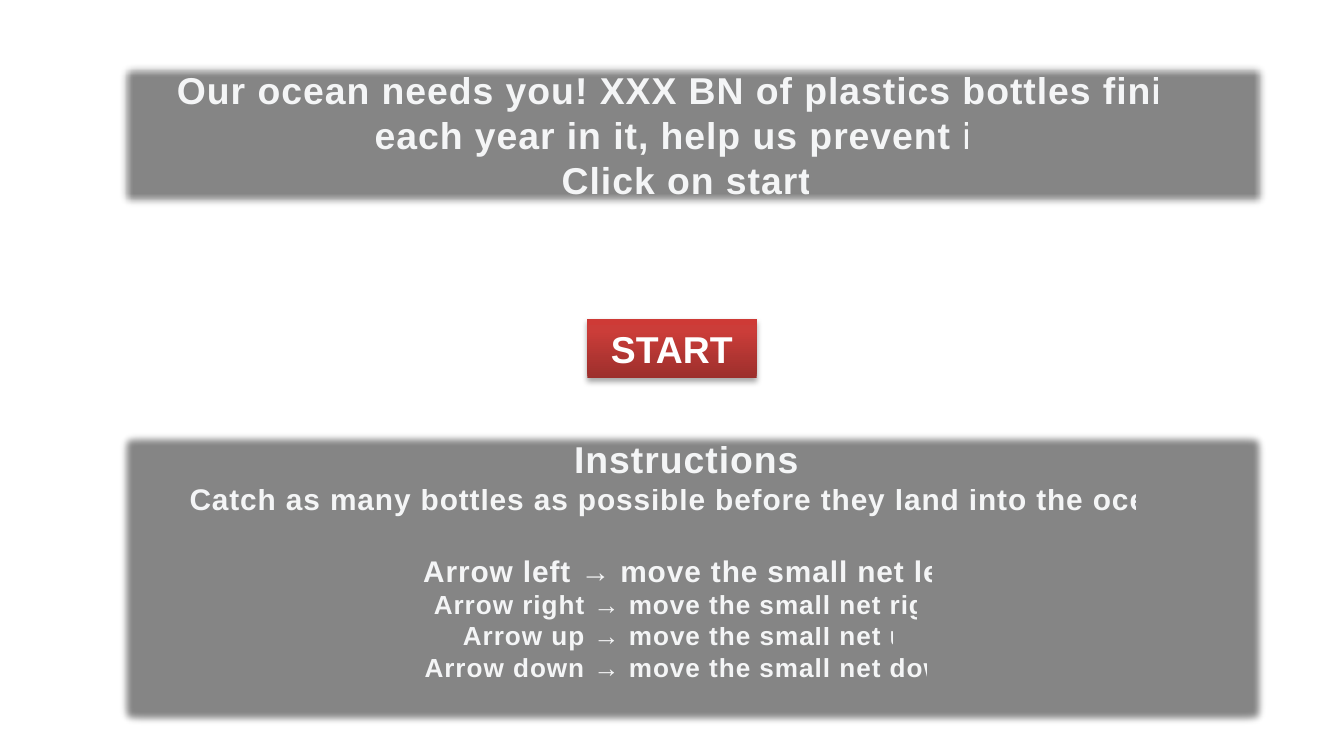
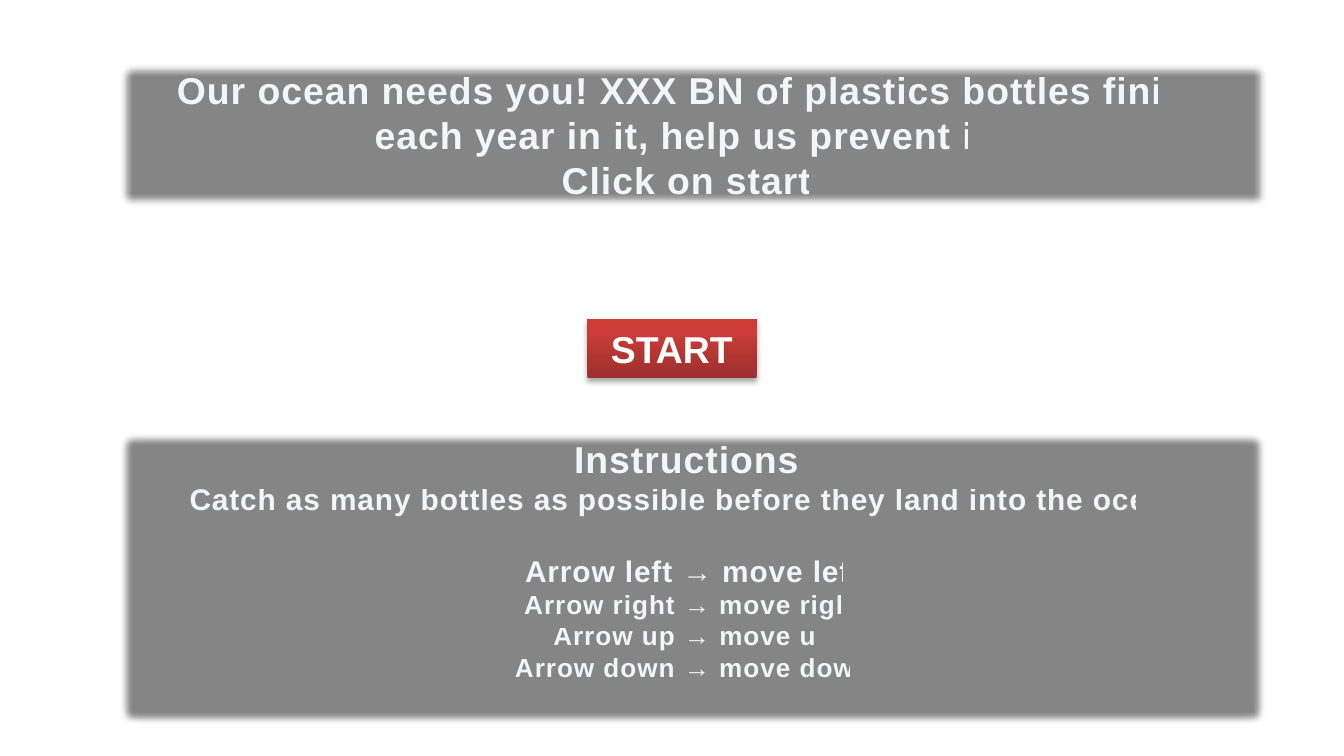
Before and after one commit to emi-fto/Project-Game---Save-the-Ocean-, a slide deck: slide 1 of Project game - Save the ocean!.pptx. Drawn at 1344x756 pixels with LibreOffice and Linux fonts; fonts in the diff are those of the drawing; background and template pictures are left out. Boxes give left, top, right and bottom in pixels: in the first picture for what was removed or moved away, otherwise in the second. Text is boxed around its words. In the diff, an @@ line names an element or a change of style, - is before the commit and + after.

```diff
--- a/Project game - Save the ocean!.pptx
+++ b/Project game - Save the ocean!.pptx
@@ text in rectangle at (x1=515, y1=560, x2=871, y2=677): text changed @@
-Arrow left → move the small net left
-Arrow right → move the small net right
-Arrow up → move the small net up
-Arrow down → move the small net down
+Arrow left → move left
+Arrow right → move right
+Arrow up → move up
+Arrow down → move down
```
Also in this commit, not shown: 1 other slide changed, 4 other files.
